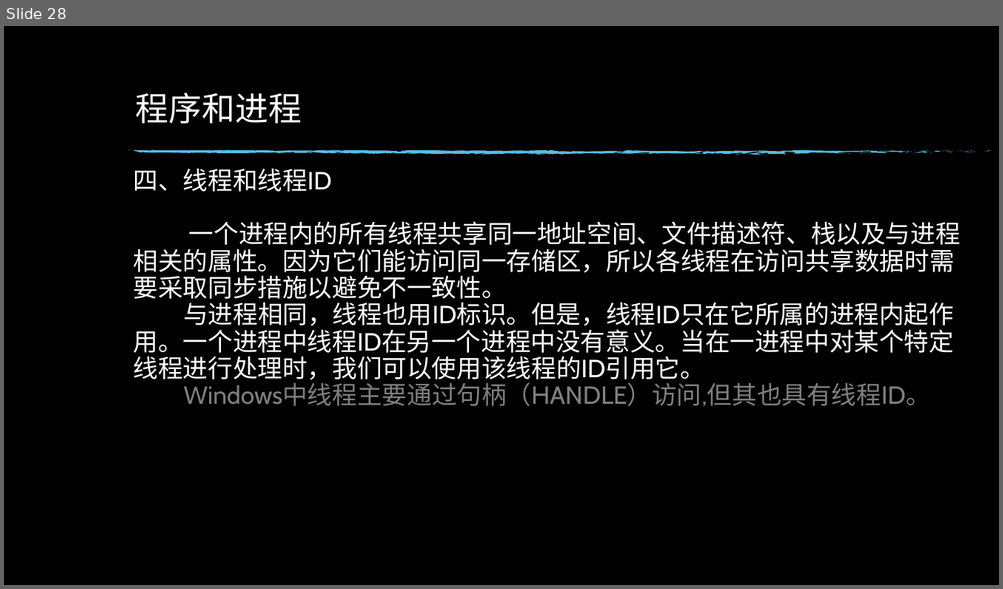
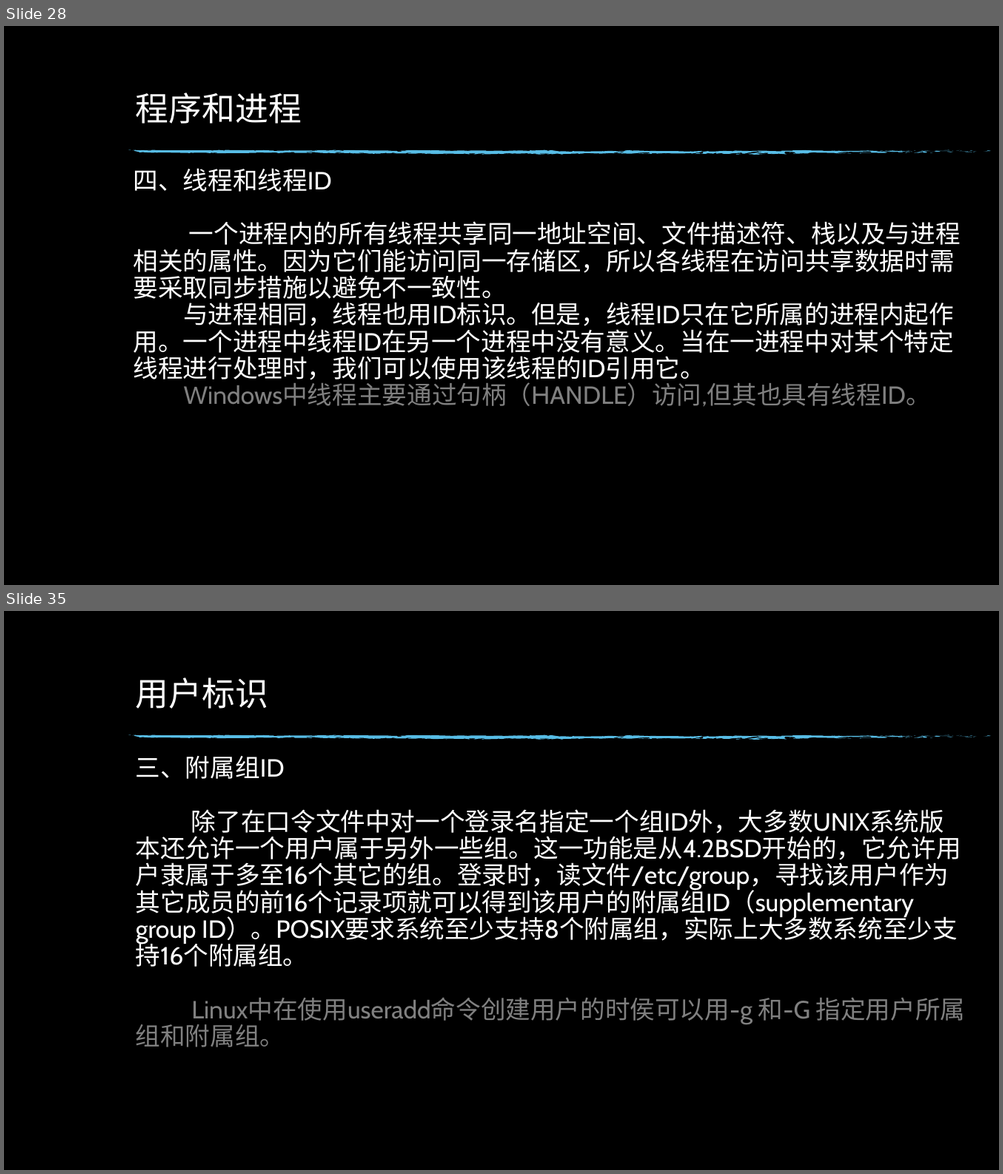
Before and after one commit to hym-dn/APUE, a slide deck: Doc/UNIX开发01.pptx. Shown one above the other, each under a label of ours: slide 28 before the commit, slides 28 and 35 after it; the slides between them are not shown. The pictures are 1003x589 and 1003x1174 pixels, drawn with LibreOffice and Linux fonts; fonts in the diff are those of the drawing; background and template pictures are left out. Boxes give left, top, right and bottom in pixels: in the first picture for what was removed or moved away, otherwise in the second. Text is boxed around its words. In the diff, an @@ line names an element or a change of style, - is before the commit and + after.

```diff
--- a/Doc/UNIX开发01.pptx
+++ b/Doc/UNIX开发01.pptx
@@ slide 35 added at (x1=4, y1=611, x2=999, y2=1170), background picture (left out); not listed: 74 template elements that a slide beside it also shows @@
@@ title added at (x1=136, y1=678, x2=268, y2=709), 32 pt, text #FFFFFF @@
+用户标识
@@ text added at (x1=136, y1=756, x2=965, y2=1048), 24 pt, text #FFFFFF @@
+三、附属组ID
+除了在口令文件中对一个登录名指定一个组ID外，大多数UNIX系统版本还允许一个用户属于另外一些组。这一功能是从4.2BSD开始的，它允许用户隶属于多至16个其它的组。登录时，读文件/etc/group，寻找该用户作为其它成员的前16个记录项就可以得到该用户的附属组ID（supplementary group ID）。POSIX要求系统至少支持8个附属组，实际上大多数系统至少支持16个附属组。
+Linux中在使用useradd命令创建用户的时侯可以用-g 和-G 指定用户所属组和附属组。
```
Also in this commit, not shown: 6 other slides added, 1 slide removed.
